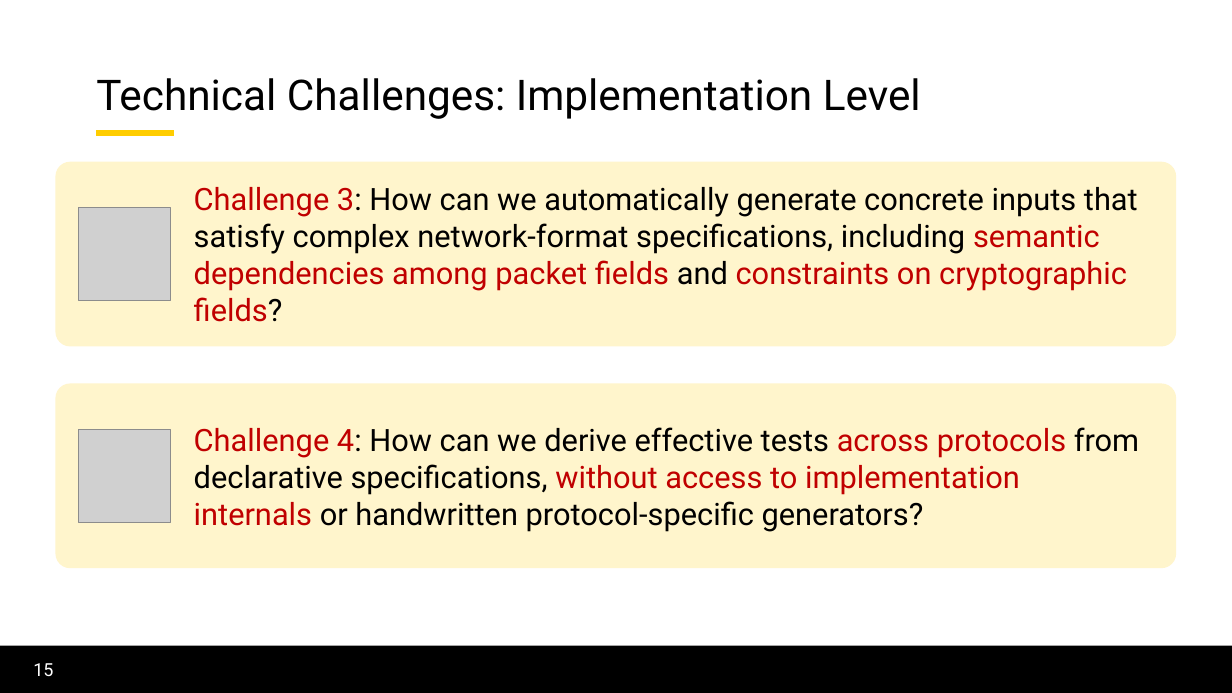
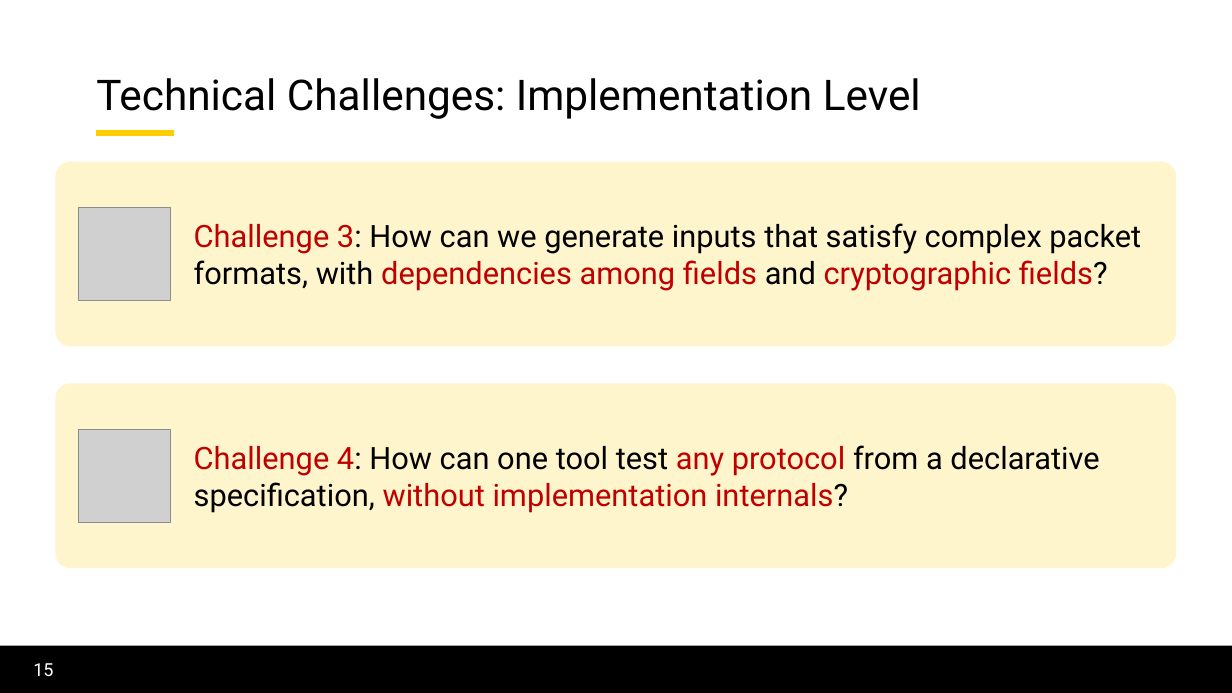
Before and after one commit to lorchrob/thesis_proposal_slides, a slide deck: slide 15 of slides.pptx. Drawn at 1232x693 pixels with LibreOffice and Linux fonts; fonts in the diff are those of the drawing; grey boxes stand for pictures; background and template pictures are left out. Boxes give left, top, right and bottom in pixels: in the first picture for what was removed or moved away, otherwise in the second. Text is boxed around its words. In the diff, an @@ line names an element or a change of style, - is before the commit and + after.

```diff
--- a/slides.pptx
+++ b/slides.pptx
@@ text in rounded rectangle at [194, 223, 1141, 291]: text changed @@
-Challenge 3: How can we automatically generate concrete inputs that satisfy complex network-format specifications, including semantic dependencies among packet fields and constraints on cryptographic fields?
+Challenge 3: How can we generate inputs that satisfy complex packet formats, with dependencies among fields and cryptographic fields?
@@ text in rounded rectangle at [194, 445, 1099, 513]: text changed; text colour #000000 to #C00000 @@
-Challenge 4: How can we derive effective tests across protocols from declarative specifications, without access to implementation internals or handwritten protocol-specific generators?
+Challenge 4: How can one tool test any protocol from a declarative specification, without implementation internals?
```
Also in this commit, not shown: 51 other slides changed, 7 slides added, 9 slides removed.
